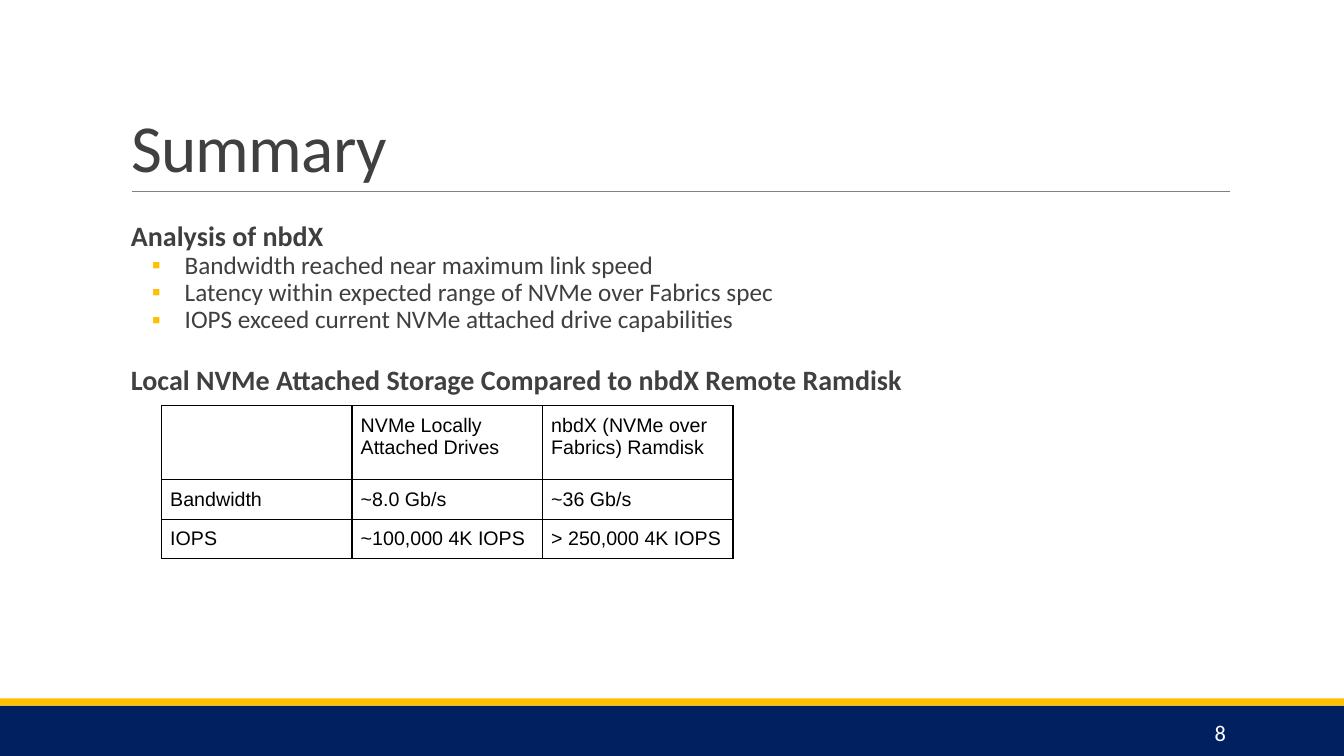
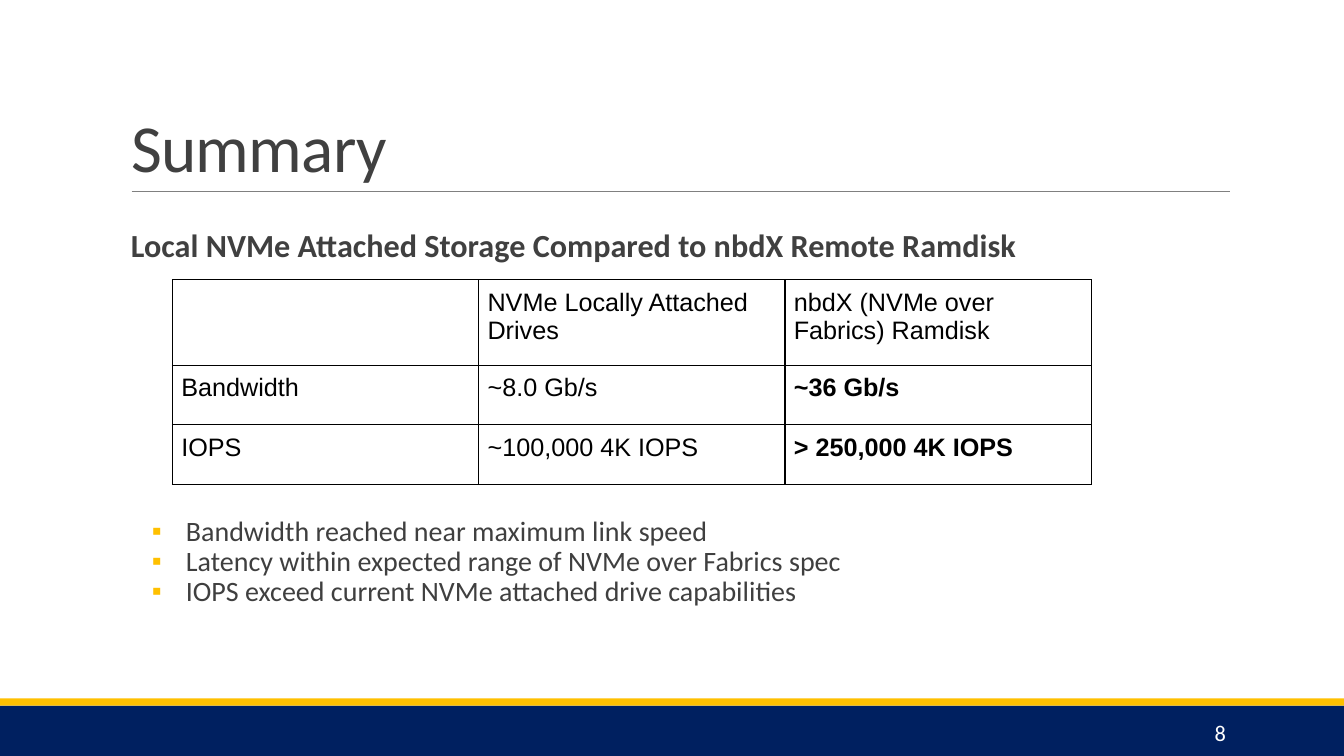
Before and after one commit to coy-humphrey/nvme-hpe, a slide deck: slide 8 of deliverables/Release 2/NVMe Partner's Day Final (updated).pptx. Drawn at 1344x756 pixels with LibreOffice and Linux fonts; fonts in the diff are those of the drawing. Boxes give left, top, right and bottom in pixels: in the first picture for what was removed or moved away, otherwise in the second. Text is boxed around its words. In the diff, an @@ line names an element or a change of style, - is before the commit and + after.

```diff
--- a/deliverables/Release 2/NVMe Partner's Day Final (updated).pptx
+++ b/deliverables/Release 2/NVMe Partner's Day Final (updated).pptx
@@ text "Local NVMe Attached Storage Compared ...": place and size @@
-text "Local NVMe Attached Storage Compared ..." at box(131, 370, 902, 395)
+text "Local NVMe Attached Storage Compared ..." at box(131, 234, 1016, 263)
@@ text "Local NVMe Attached Storage Compared ..." at box(131, 234, 1016, 263): size 20 to 23 pt @@
@@ text at box(131, 226, 324, 251): paragraph removed @@
-Analysis of nbdX
@@ table at box(172, 280, 1092, 485) @@
@@ size 14 to 18 pt @@
@@ bold on in "~36 Gb/s", "> 250,000 4K IOPS" @@
@@ table: place and size @@
-table at box(161, 406, 733, 563)
+table at box(172, 280, 1092, 485)
@@ text "Bandwidth reached near maximum link ...": place and size @@
-text "Bandwidth reached near maximum link ..." at box(131, 226, 772, 332)
+text "Bandwidth reached near maximum link ..." at box(186, 521, 840, 606)
@@ text "Bandwidth reached near maximum link ..." at box(186, 521, 840, 606): size 18 to 20 pt @@
```
